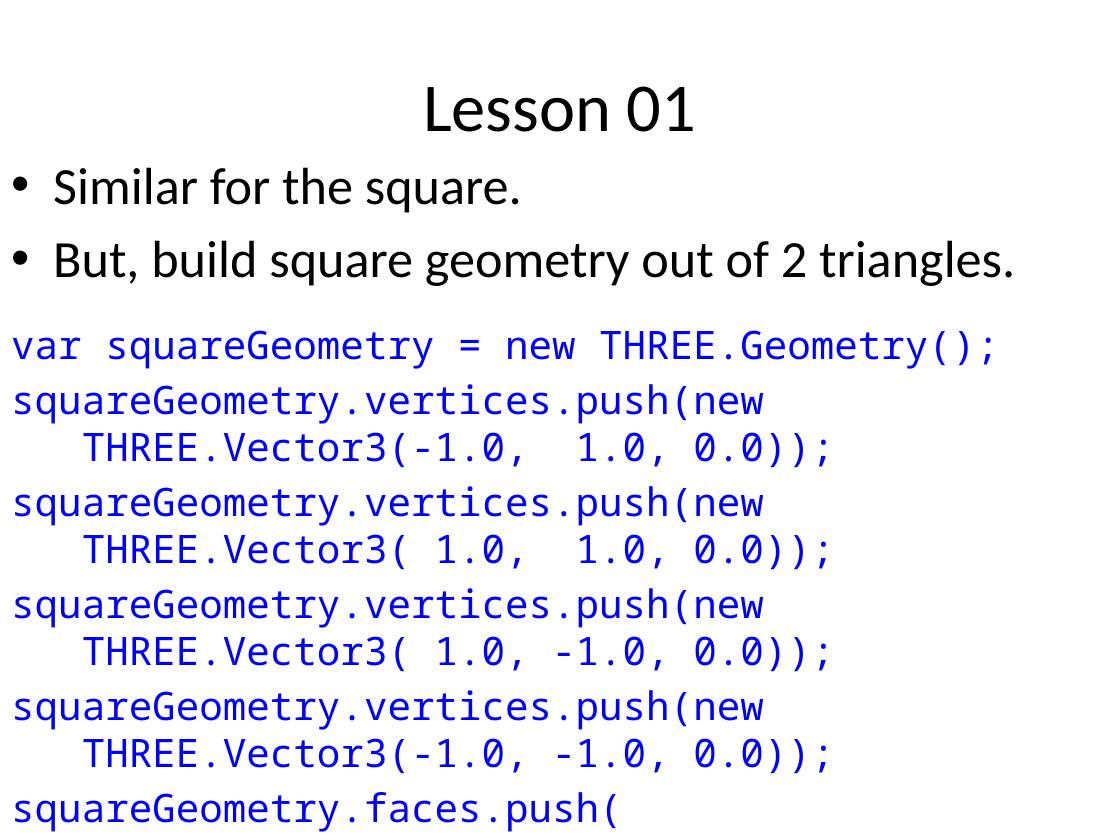
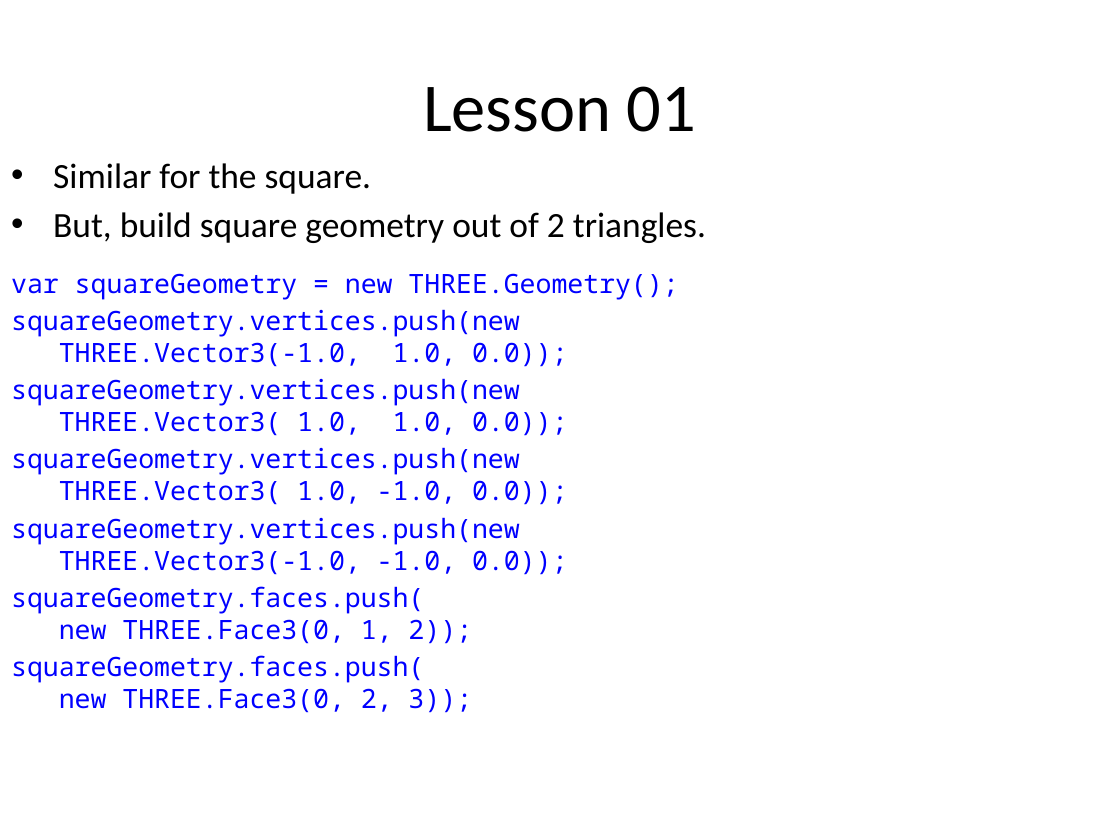
Before and after one commit to uva-graphics/webgl, a slide deck: slide 48 of slides.pptx (slide 47 before the commit). Drawn at 1120x840 pixels with LibreOffice and Linux fonts; fonts in the diff are those of the drawing. Boxes give left, top, right and bottom in pixels: in the first picture for what was removed or moved away, otherwise in the second. Text is boxed around its words. In the diff, an @@ line names an element or a change of style, - is before the commit and + after.

Commit message:
update slides and add dancing colors option to lesson 3 (WebGL)

```diff
--- a/slides.pptx
+++ b/slides.pptx
@@ text "Similar for the square." at [11, 163, 706, 713]: size 33.6 to 22.8 pt in "Similar for the square.", "But, build square geometry out of 2 ..."; size 25.2 to 17.1 pt in "var squareGeometry = new THREE.Geometry();", "squareGeometry.vertices.push(new THREE.Vector3(-1.0, 1.0, 0. ...", "squareGeometry.vertices.push(new THREE.Vector3( 1.0, 1.0, 0. ...", "squareGeometry.vertices.push(new THREE.Vector3( 1.0, -1.0, 0 ..." and 3 more places; less space between paragraphs @@
```
Also in this commit, not shown: 15 other slides changed, 1 slide added, 1 other file.
